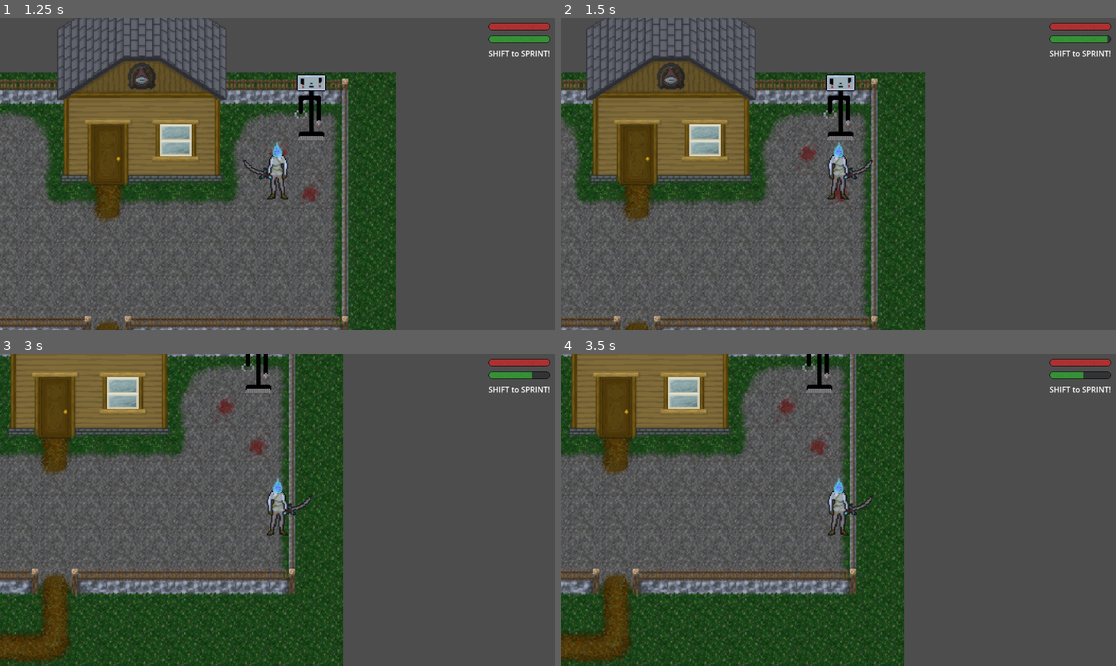
Above: before the commit, frames 1-4 (two rows, left to right).
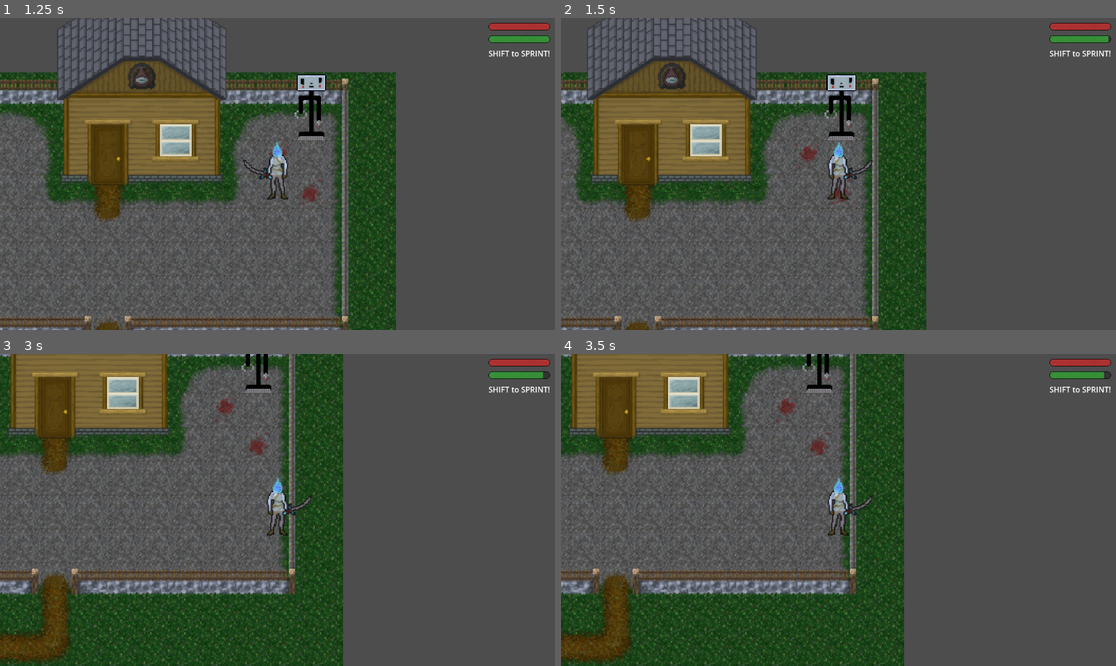
Above: after the commit, the same moments.

Repository: DropTheMag/Eldritch
Game: Godot game, scene res://Menus/MainMenu/MainMenu.tscn
Same seed, same stepped clock (60 frames per second), same inputs: the game is played once before the commit and once after it.
Inputs:
- Up to frame 1 (1.25 s): click "New Game" at 0.5 s
- Up to frame 2 (1.5 s): tap Enter at 1.25 s; hold Right (ui_right) from 1.28 s (still down); hold Shift (shift) from 1.28 s (still down)
- Up to frame 3 (3 s): tap Space at 2 s; release Right (ui_right) at 2.03 s; release Shift (shift) at 2.03 s; hold Down (ui_down) 2.03-2.78 s; tap Shift (shift) at 2.1 s; hold Right (ui_right) from 2.78 s (still down); hold Shift (shift) from 2.78 s (still down)
- Up to frame 4 (3.5 s): keep holding Right (ui_right); keep holding Shift (shift)

Frame 1 is identical in both runs. In frame 2, 5.4% of the frame differs, in the area x 0-99%, y 0-100%; in frame 3, less than 0.1%; in frame 4, less than 0.1%.

Commit message:
Fixed sprint to only drain if moving

Diff:
--- a/Player/PlayerController.gd
+++ b/Player/PlayerController.gd
@@ -19,7 +19,7 @@
 	# Disable player movement if required for specific events (death, dialogue, cutscene, etc.)
 	if can_move:
 		# Player sprint controller
-		if Input.is_action_pressed("shift"):
+		if Input.is_action_pressed("shift") and velocity:
 			if current_stamina > 0:
 				current_stamina -= stamina_depletion_rate
 				speed = default_speed * sprint_factor
